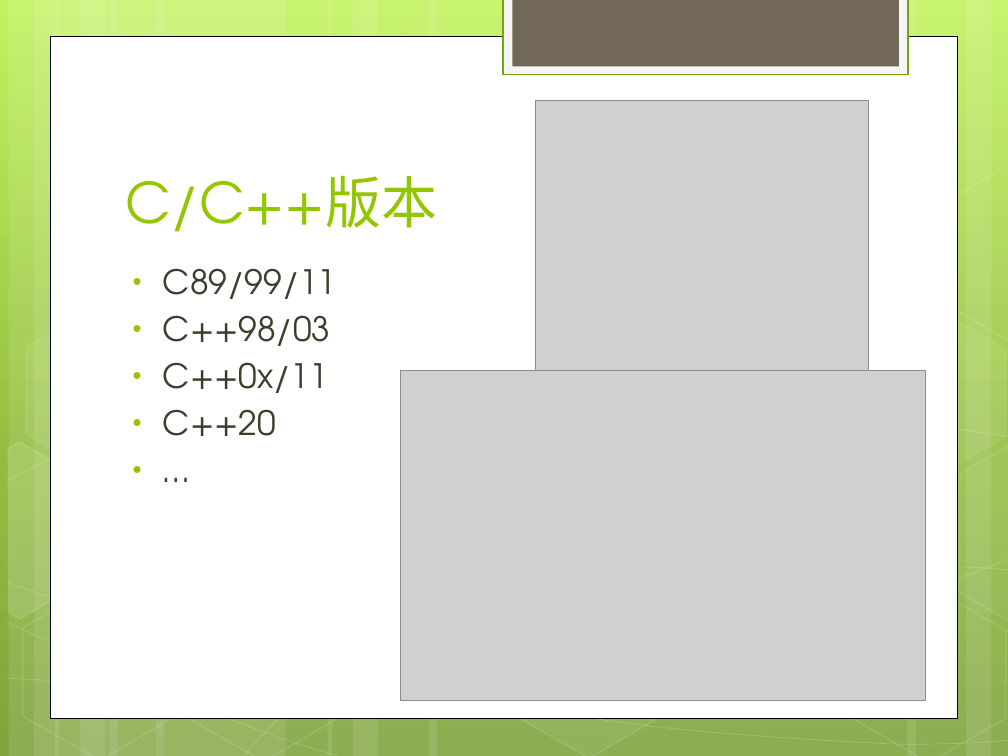
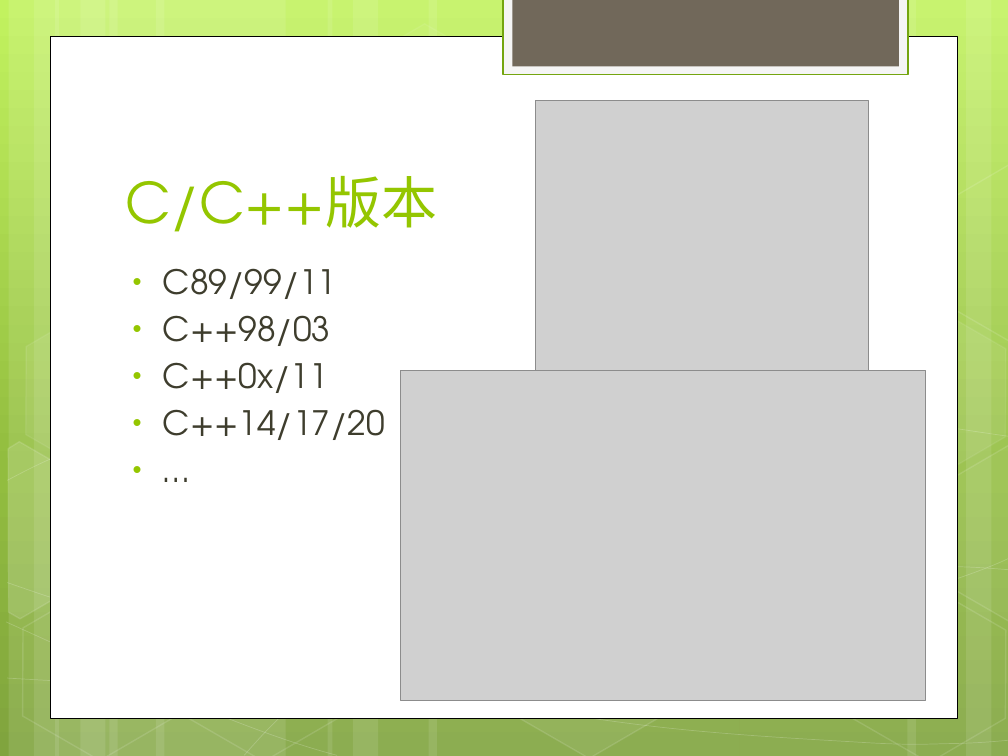
Before and after one commit to war10ck-efz/cpplearning, a slide deck: slide 2 of doc/c++11learning.pptx. Drawn at 1008x756 pixels with LibreOffice and Linux fonts; fonts in the diff are those of the drawing; grey boxes stand for pictures. Boxes give left, top, right and bottom in pixels: in the first picture for what was removed or moved away, otherwise in the second. Text is boxed around its words. In the diff, an @@ line names an element or a change of style, - is before the commit and + after.

```diff
--- a/doc/c++11learning.pptx
+++ b/doc/c++11learning.pptx
@@ text at (163,409,385,440): text changed @@
-• C++20
+• C++14/17/20
```
Also in this commit, not shown: 1 other slide changed.
